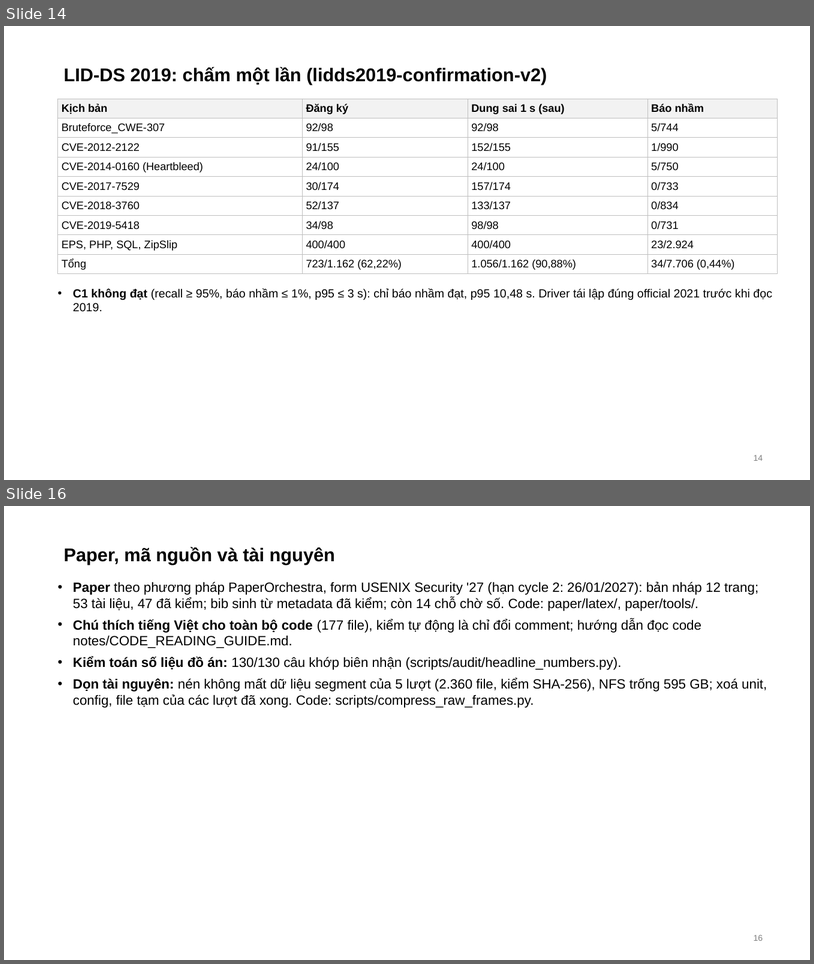
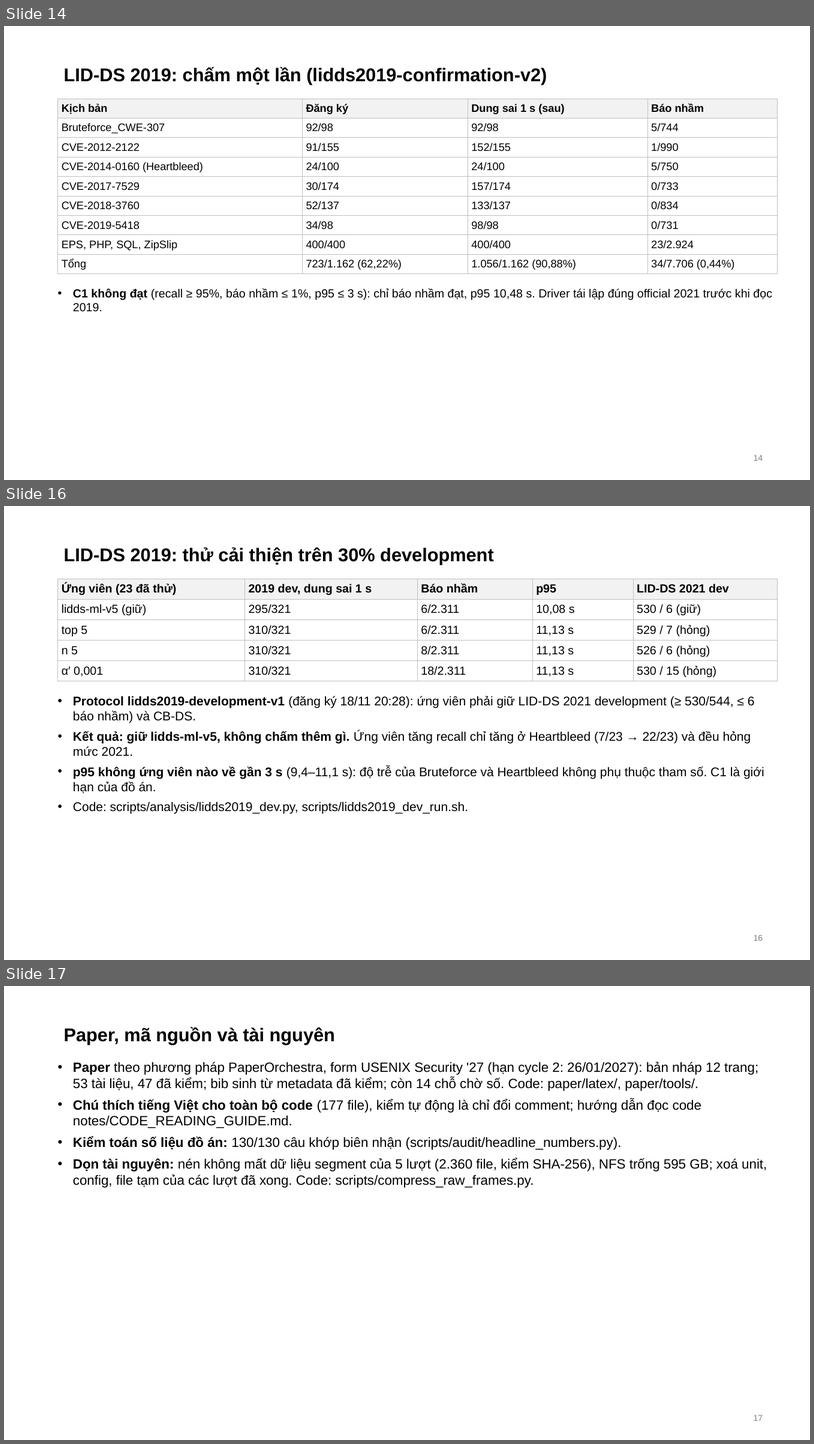
Before and after one commit to tndat-dev/eBPF-project, a slide deck: docs/Slide-runtime_security(20_11).pptx. Shown one above the other, each under a label of ours: slides 14 and 16 before the commit, slides 14, 16 and 17 after it; the slides between them are not shown. The pictures are 814x964 and 814x1444 pixels, drawn with LibreOffice and Linux fonts; fonts in the diff are those of the drawing. Boxes give left, top, right and bottom in pixels: in the first picture for what was removed or moved away, otherwise in the second. Text is boxed around its words. In the diff, an @@ line names an element or a change of style, - is before the commit and + after.

Commit message:
LID-DS 2019 development study (lidds2019-development-v1): gate reproduces lidds-ml-v5 on the 30 % part; of 23 candidates none keeps LID-DS 2021 development and CB-DS while raising recall, so lidds-ml-v5 stays and nothing more is scored; receipt, thesis bullet (and itemize fix), report and slides, audit 132/132, WORKLOG/STATE

```diff
--- a/docs/Slide-runtime_security(20_11).pptx
+++ b/docs/Slide-runtime_security(20_11).pptx
@@ slide 16 added at (x1=4, y1=506, x2=810, y2=960), background #FFFFFF @@
@@ title added at (x1=64, y1=547, x2=494, y2=564), 22 pt, text #000000, bold @@
+LID-DS 2019: thử cải thiện trên 30% development
@@ table added at (x1=58, y1=579, x2=778, y2=681), 5 rows, 5 columns @@
+Ứng viên (23 đã thử) | 2019 dev, dung sai 1 s | Báo nhầm | p95 | LID-DS 2021 dev
+lidds-ml-v5 (giữ) | 295/321 | 6/2.311 | 10,08 s | 530 / 6 (giữ)
+top 5 | 310/321 | 6/2.311 | 11,13 s | 529 / 7 (hỏng)
+n 5 | 310/321 | 8/2.311 | 11,13 s | 526 / 6 (hỏng)
+α′ 0,001 | 310/321 | 18/2.311 | 11,13 s | 530 / 15 (hỏng)
@@ text added at (x1=73, y1=696, x2=765, y2=814), 15 pt, text #000000 @@
+• Protocol lidds2019-development-v1 (đăng ký 18/11 20:28): ứng viên phải giữ LID-DS 2021 development (≥ 530/544, ≤ 6 báo nhầm) và CB-DS.
+• Kết quả: giữ lidds-ml-v5, không chấm thêm gì. Ứng viên tăng recall chỉ tăng ở Heartbleed (7/23 → 22/23) và đều hỏng mức 2021.
+• p95 không ứng viên nào về gần 3 s (9,4–11,1 s): độ trễ của Bruteforce và Heartbleed không phụ thuộc tham số. C1 là giới hạn của đồ án.
+• Code: scripts/analysis/lidds2019_dev.py, scripts/lidds2019_dev_run.sh.
@@ page number added at (x1=754, y1=934, x2=764, y2=940), 10 pt, text #7F7F7F @@
+16
@@ what was slide 16 is now slide 17 @@
@@ page number at (x1=754, y1=1414, x2=764, y2=1420): text changed @@
-16
+17
```
Also in this commit, not shown: 4 slides changed, 12 other files.
